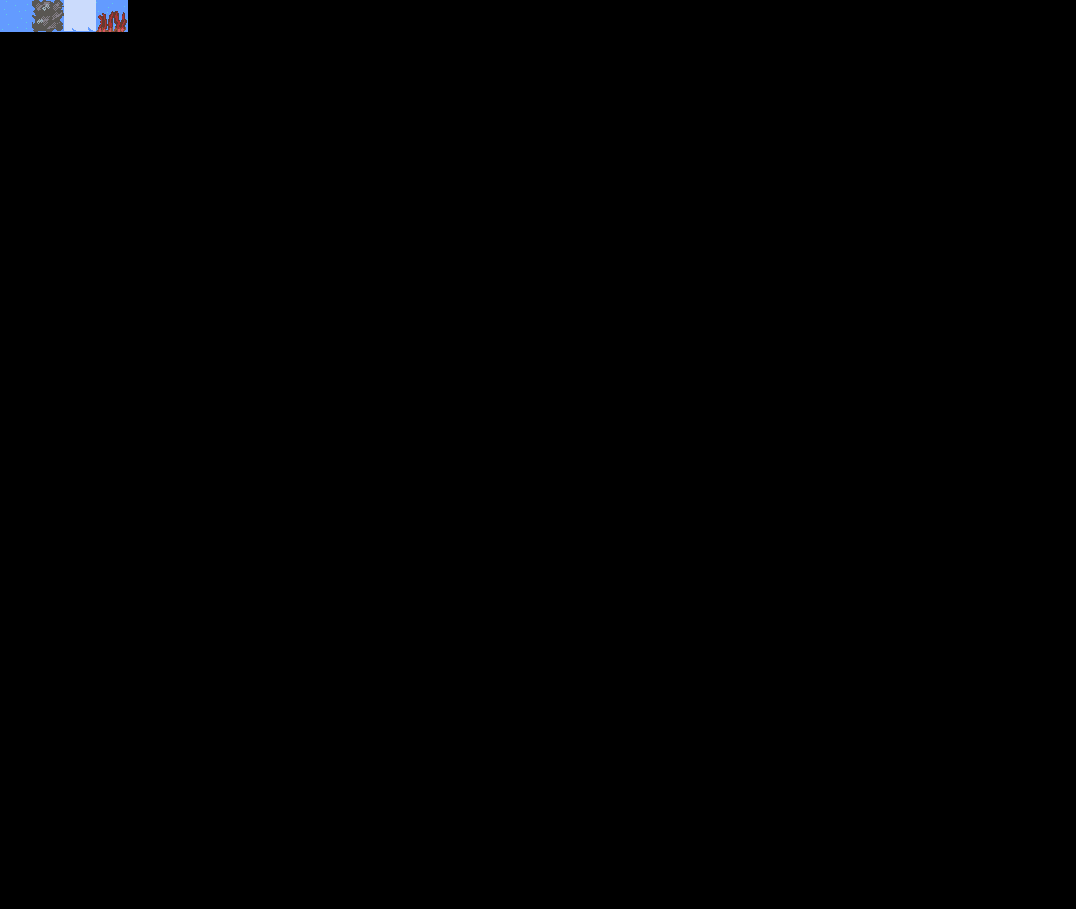
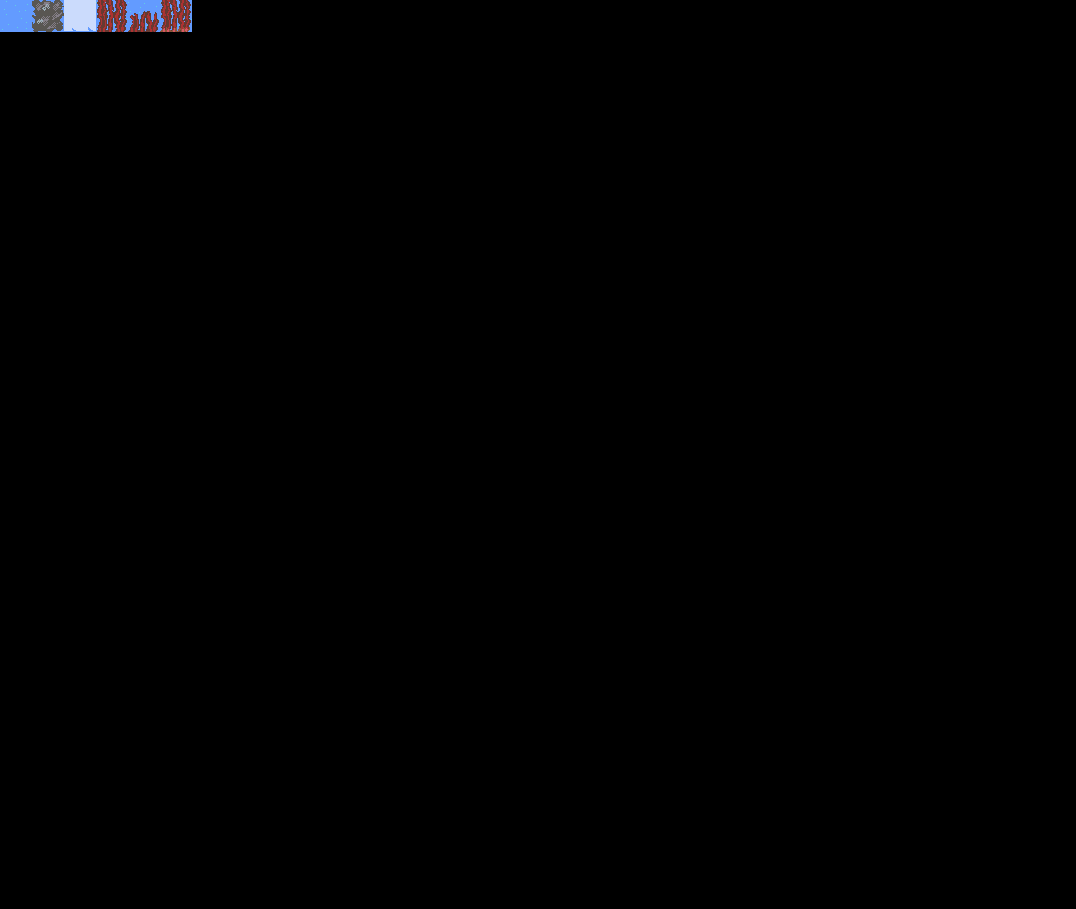
Layer changes from the first (1076, 909) image to the second:
painted on "MapTiles.gif" over [left=96, top=0, right=192, bottom=32]
